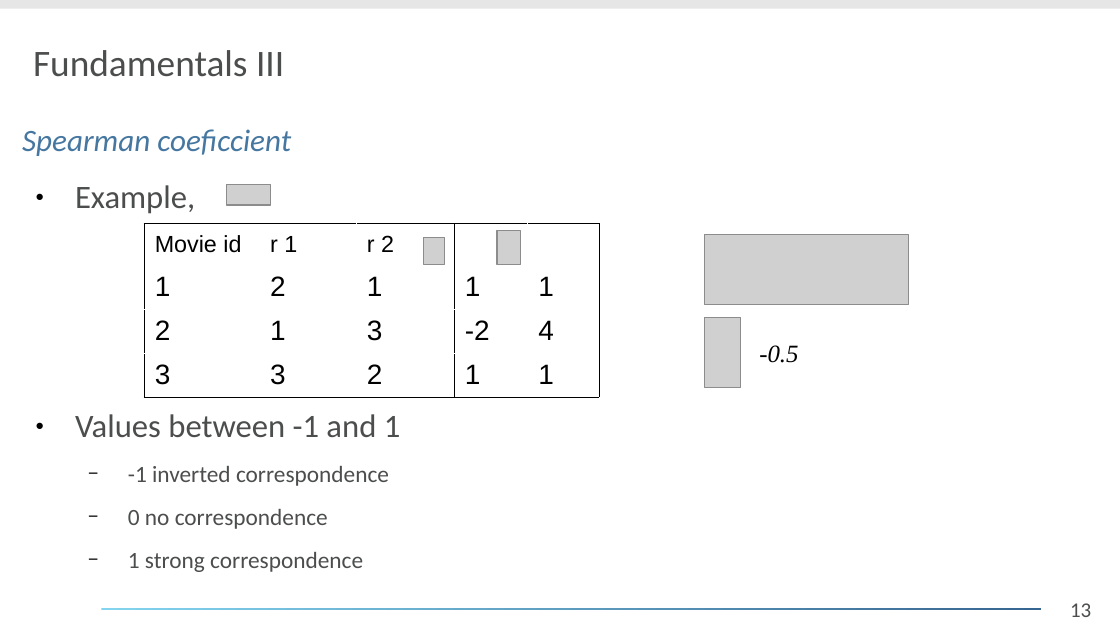
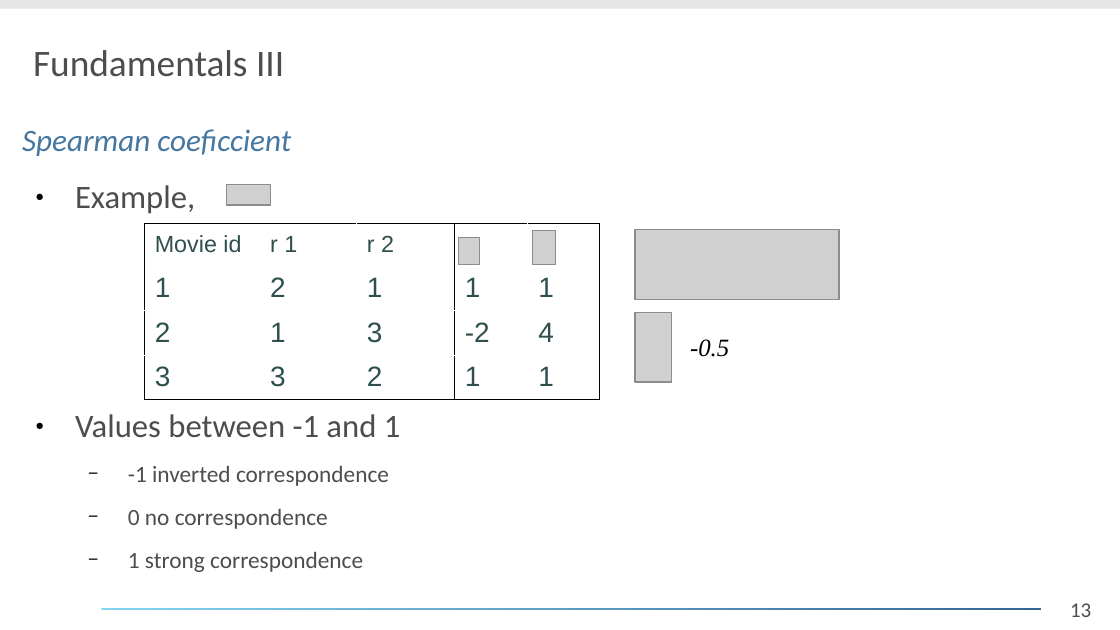
Before and after one commit to daelmo/DB2GraphGenerator, a slide deck: slide 13 of presentation/Analyse_eines_Forschungsthemas.odp. Drawn at 1120x630 pixels with LibreOffice and Linux fonts; fonts in the diff are those of the drawing; grey boxes stand for pictures; background and template pictures are left out. Boxes give left, top, right and bottom in pixels: in the first picture for what was removed or moved away, otherwise in the second. Text is boxed around its words. In the diff, an @@ line names an element or a change of style, - is before the commit and + after.

```diff
--- a/presentation/Analyse_eines_Forschungsthemas.odp
+++ b/presentation/Analyse_eines_Forschungsthemas.odp
@@ table at [143, 223, 599, 396] @@
@@ text colour #000000 to #2F4F4F @@
@@ picture: place and size @@
-picture at [423, 237, 445, 264]
+picture at [458, 237, 479, 264]
@@ picture: place and size @@
-picture at [497, 231, 521, 264]
+picture at [532, 231, 556, 264]
@@ 2 pictures, 1 text: place and size @@
-2 pictures, 1 text at [704, 235, 908, 386]
+2 pictures, 1 text at [635, 230, 839, 382]
```
Also in this commit, not shown: 5 other slides changed, 1 slide added, 8 other files.
